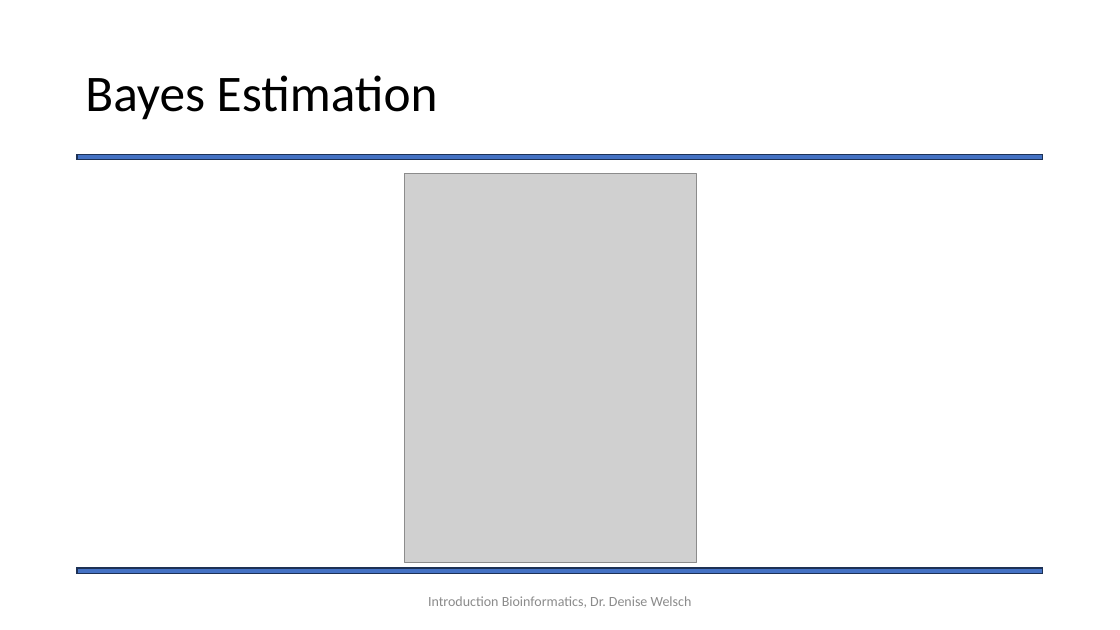
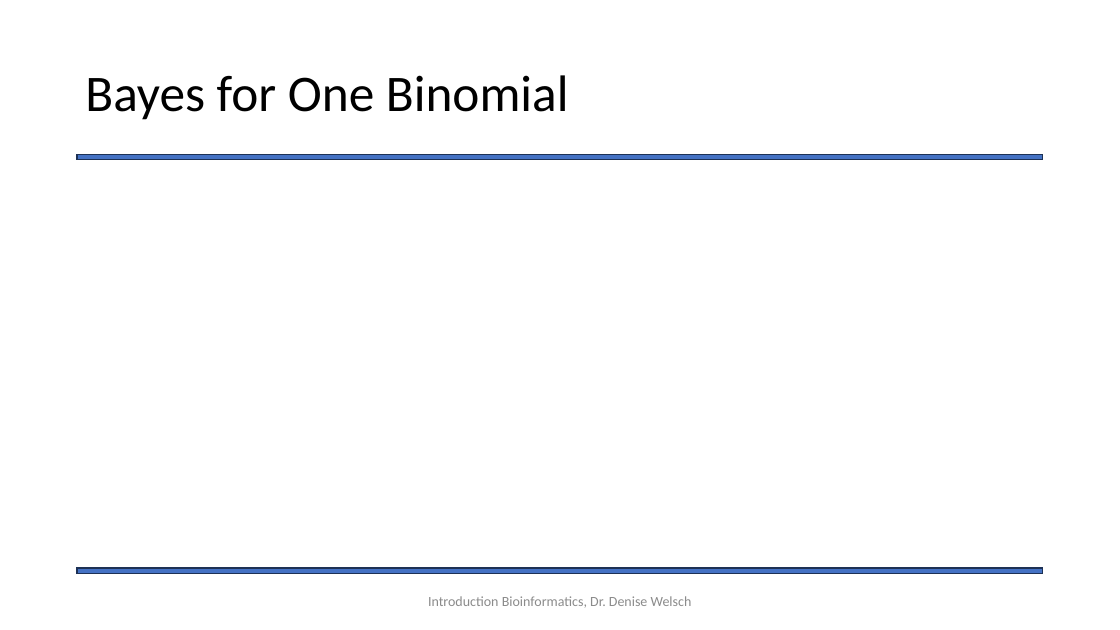
Before and after one commit to Statsomat/BayesTwoProp, a slide deck: slide 14 of documents/Introduction.pptx (slide 12 before the commit). Drawn at 1120x630 pixels with LibreOffice and Linux fonts; fonts in the diff are those of the drawing; grey boxes stand for pictures. Boxes give left, top, right and bottom in pixels: in the first picture for what was removed or moved away, otherwise in the second. Text is boxed around its words. In the diff, an @@ line names an element or a change of style, - is before the commit and + after.

```diff
--- a/documents/Introduction.pptx
+++ b/documents/Introduction.pptx
@@ title at (85, 75, 569, 120): text changed @@
-Bayes Estimation
+Bayes for One Binomial
@@ picture removed at (405, 173, 697, 562) @@
```
Also in this commit, not shown: 11 other slides changed, 1 other file.
